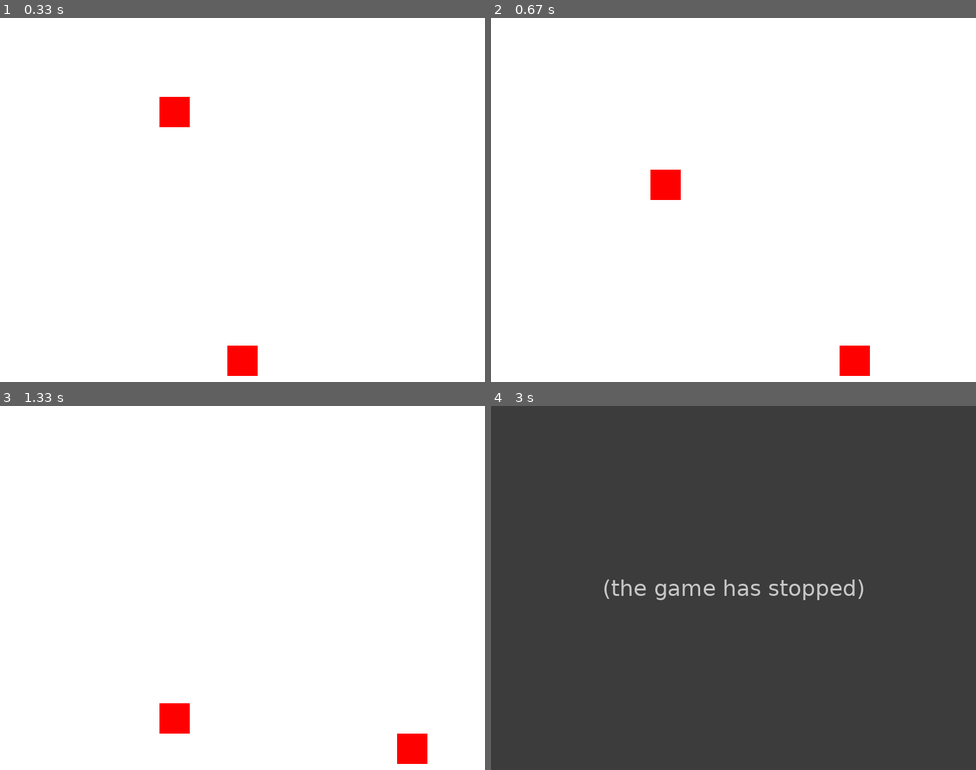
Above: before the commit, frames 1-4 (two rows, left to right).
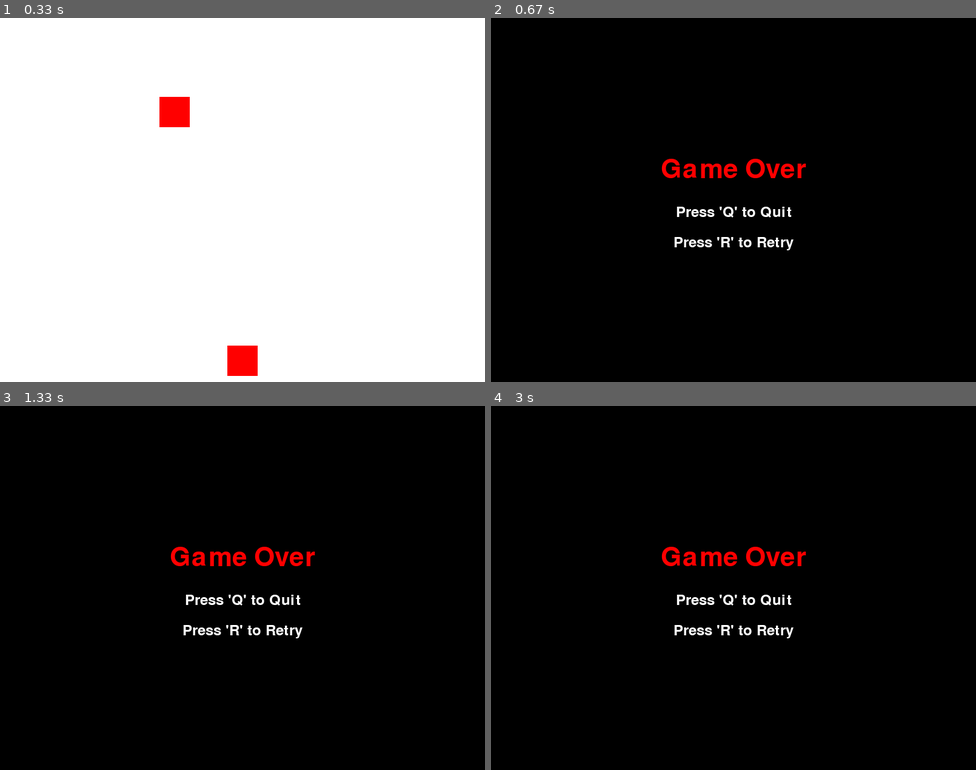
Above: after the commit, the same moments.

Repository: smurawczik/language-samples
Game: pygame game, started from python/pygame/main.py
Two runs of this game, one before a commit and one after it. Both use one fixed random seed, a clock stepped at 60 frames per second and the inputs below.
Inputs:
- Up to frame 1 (0.33 s): no input
- Up to frame 2 (0.67 s): hold Q from 0.33 s (still down); hold Right from 0.33 s (still down)
- Up to frame 3 (1.33 s): release Q at 0.8 s; release Right at 0.8 s; tap Enter at 0.83 s
- Up to frame 4 (3 s): no input

Frame 1 is identical in both runs. In frame 2, 100% of the frame differs, in the area x 0-100%, y 0-100%; in frame 3, 100%; in frame 4, 100%.
Before the commit the program exited at 2.8 s; later frames show no game.

Commit message:
add a gameover screen

Diff:
--- a/python/pygame/main.py
+++ b/python/pygame/main.py
@@ -13,6 +13,7 @@
 # Set up colors
 WHITE = (255, 255, 255)
 RED = (255, 0, 0)
+BLACK = (0, 0, 0)
 
 # Set up player
 player_size = 50
@@ -28,46 +29,94 @@
 enemy_speed = 3
 enemy_rect = pygame.Rect(enemy_x, enemy_y, enemy_size, enemy_size)
 
+# Function to display text on screen
+def display_text(text, font, color, x, y):
+    text_surface = font.render(text, True, color)
+    text_rect = text_surface.get_rect()
+    text_rect.center = (x, y)
+    screen.blit(text_surface, text_rect)
+
 # Main game loop
 running = True
+game_over = False
 while running:
-    # Handle events
-    for event in pygame.event.get():
-        if event.type == pygame.QUIT:
-            running = False
+    while not game_over:
+        # Handle events
+        for event in pygame.event.get():
+            if event.type == pygame.QUIT:
+                running = False
+                game_over = True
+            if event.type == pygame.KEYDOWN:
+                if event.key == pygame.K_q:
+                    running = False
+                    game_over = True
+                if event.key == pygame.K_r:
+                    # Reset game variables
+                    player_rect.x = WIDTH // 2 - player_size // 2
+                    player_rect.y = HEIGHT - player_size - 10
+                    enemy_rect.x = random.randint(0, WIDTH - enemy_size)
+                    enemy_rect.y = 10
+                    enemy_speed = 3
+                    game_over = False
 
-    # Move player
-    keys = pygame.key.get_pressed()
-    if keys[pygame.K_LEFT] and player_rect.x > 0:
-        player_rect.x -= player_speed
-    if keys[pygame.K_RIGHT] and player_rect.x < WIDTH - player_size:
-        player_rect.x += player_speed
+        # Move player
+        keys = pygame.key.get_pressed()
+        if keys[pygame.K_LEFT] and player_rect.x > 0:
+            player_rect.x -= player_speed
+        if keys[pygame.K_RIGHT] and player_rect.x < WIDTH - player_size:
+            player_rect.x += player_speed
 
-    # Move enemy
-    enemy_rect.y += enemy_speed
-    if enemy_rect.y > HEIGHT:
-        enemy_rect.x = random.randint(player_rect.x - 50, player_rect.x + 50)
-        enemy_rect.y = -50
-        if enemy_speed < 10:
-            enemy_speed += 0.5
+        # Move enemy
+        enemy_rect.y += enemy_speed
+        if enemy_rect.y > HEIGHT:
+            enemy_rect.x = random.randint(player_rect.x - 50, player_rect.x + 50)
+            enemy_rect.y = -50
+            if enemy_speed < 10:
+                enemy_speed += 0.5
 
-    # Check for collision
-    if player_rect.colliderect(enemy_rect):
-        print("Game Over")
-        running = False
+        # Check for collision
+        if player_rect.colliderect(enemy_rect):
+            game_over = True
 
-    # Clear the screen
-    screen.fill(WHITE)
+        # Clear the screen
+        screen.fill(WHITE)
 
-    # Draw player and enemy
-    pygame.draw.rect(screen, RED, player_rect)
-    pygame.draw.rect(screen, RED, enemy_rect)
+        # Draw player and enemy
+        pygame.draw.rect(screen, RED, player_rect)
+        pygame.draw.rect(screen, RED, enemy_rect)
 
-    # Update the display
-    pygame.display.flip()
+        # Update the display
+        pygame.display.flip()
 
-    # Cap the frame rate
-    pygame.time.Clock().tick(180)
+        # Cap the frame rate
+        pygame.time.Clock().tick(180)
+
+    # Game over screen
+    while game_over:
+        # Handle events
+        for event in pygame.event.get():
+            if event.type == pygame.QUIT:
+                running = False
+                game_over = False
+            if event.type == pygame.KEYDOWN:
+                if event.key == pygame.K_q:
+                    running = False
+                    game_over = False
+                if event.key == pygame.K_r:
+                    # Reset game variables
+                    player_rect.x = WIDTH // 2 - player_size // 2
+                    player_rect.y = HEIGHT - player_size - 10
+                    enemy_rect.x = random.randint(0, WIDTH - enemy_size)
+                    enemy_rect.y = 10
+                    enemy_speed = 3
+                    game_over = False
+
+        # Game over screen
+        screen.fill(BLACK)
+        display_text("Game Over", pygame.font.Font(None, 64), RED, WIDTH // 2, HEIGHT // 2 - 50)
+        display_text("Press 'Q' to Quit", pygame.font.Font(None, 36), WHITE, WIDTH // 2, HEIGHT // 2 + 20)
+        display_text("Press 'R' to Retry", pygame.font.Font(None, 36), WHITE, WIDTH // 2, HEIGHT // 2 + 70)
+        pygame.display.flip()
 
 # Quit Pygame
 pygame.quit()
